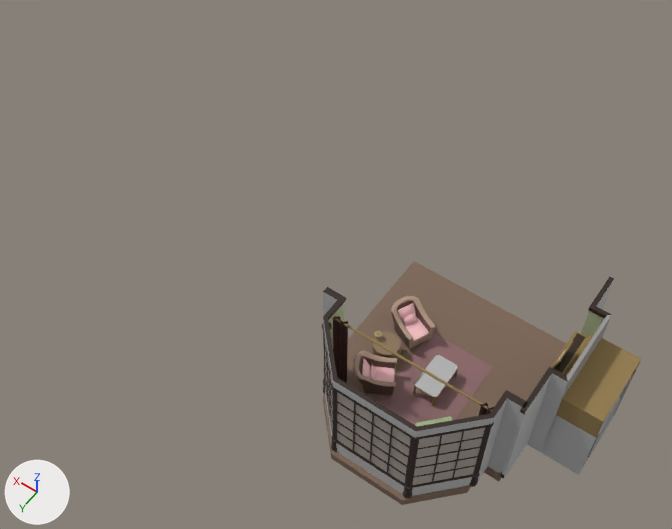
A saved change to the FBX model MiskatonicApartment/Assets/Meshes/ph_Apartment.fbx.
The view is the same before and after, from a camera (50 mm lens) standing at (-0.0491, 0.1108, 0.2003) and looking at (0.038, -0.0111, 0.0087). Every picture has the same lights, and +X, +Y and +Z are marked at lower left. Where no turn or scale is listed for an object, it has been applied to the vertices. Vertices at the same position are counted once.

Names of what the first picture shows: 'WindowAlcove_mesh', 'coffeeTable_glass_mesh', 'column1_mesh', 'column2_mesh', 'column3_mesh', 'curtains2_mesh', 'fireplaceWall_mesh', 'floor_mesh', 'hearth_mesh', 'rug_mesh', 'whickerChair_mesh1', 'whickerChair_mesh2', 'windowGlass1_mesh', 'windowGlass2_mesh'.
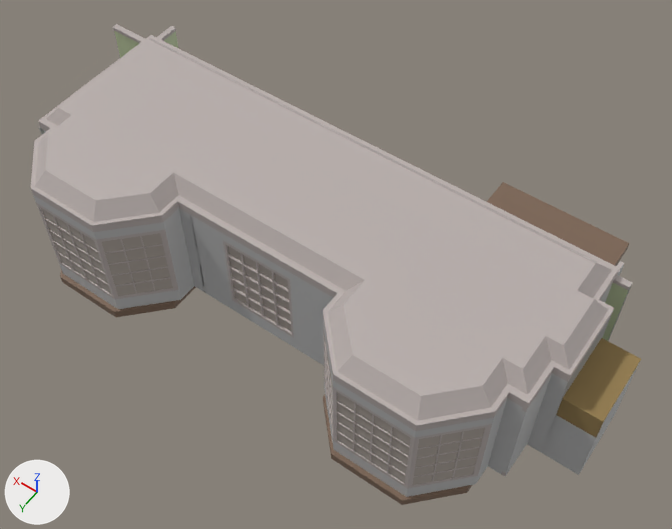
Where the newer file only moved an object's origin or applied its transform, the numbers keep the older frame.

Changed parts and their boxes [x1, y1, x2, y2] in the pictures (672 x 529 px):
'ceiling_mesh', added: after [31, 35, 619, 431]
'floor_mesh', reshaped: before [323, 261, 566, 505]; after [323, 395, 472, 505]
'WindowAlcove_mesh', recoloured: [323, 287, 528, 497] in both
'WindowAlcove_mesh6', added: after [33, 130, 205, 309]
'wall_03_mesh', added: after [190, 215, 325, 365]
'floorTile_mesh', added (brown): after [487, 182, 630, 266]
'windowGlass1_mesh1', added: after [101, 233, 173, 296]
'WindowAlcove_mesh5', added: after [223, 241, 294, 338]
'windowGlass2_mesh2', added: after [228, 246, 291, 331]
'windowGlass2_mesh1', added: after [41, 208, 111, 294]
'wall_01_mesh', added: after [113, 24, 632, 341]
'floor_mesh1', added (brown): after [60, 270, 196, 317]
'wall_02_mesh', now drawn: after [39, 26, 178, 135]
'column2_mesh', deleted: before [403, 436, 421, 498]
'column1_mesh', recoloured: [469, 422, 494, 487] in both
'column3_mesh', deleted: before [331, 383, 337, 452]
'column4_mesh', deleted: before [322, 322, 332, 395]
part 1 of me_mesh_012, built on: before [323, 269, 565, 501]; after [323, 395, 470, 501]
'rug_mesh', unchanged, covered by the edit: before [377, 333, 493, 425]
'whickerChair_mesh2', unchanged, covered by the edit: before [391, 296, 436, 351]
'whickerChair_mesh1', unchanged, covered by the edit: before [353, 351, 397, 397]

What changed in the scene script:
```text
Change mat_ph_windowframe_mat:
    mat_ph_windowframe_mat.base_color: (0.0267, 0.013, 0.0089) -> (0.482, 0.427, 0.411)  # brown #2d1e18 -> grey #b8afac
Change me_mesh_012:
    remove me_mesh_012.from_pydata(...)  # 32 vertices, 30 faces; spans x -0.0253..0.0253, y -0.03..0.03, z -0.0025..0.0
    add me_mesh_012.from_pydata(...)  # 48 vertices, 46 faces; spans x -0.0253..0.04, y -0.03..0.03, z -0.0025..0.0
    me_mesh_012 part 1
    16 faces are deleted
    8 vertices in x -0.0253..0.0206, y 0.012, z -0.0025..0.0 move by (0.0, -0.002, 0.0)
    4 vertices move from x 0.0253, y -0.03..0.012, z -0.0025..0.0 to x 0.04, y -0.03..0.01, z -0.0025..0.0
    4 vertices are added at (0.0097, 0.03, -0.0025), (0.0097, 0.03, 0.0), (-0.0097, 0.03, -0.0025), (-0.0097, 0.03, 0.0)
    6 new vertices lie (0.02, 0.0, 0.0) away from vertices in x 0.0, y -0.03..0.0187, z -0.0025..0.0
    6 new vertices lie (-0.02, 0.0, 0.0) away from vertices in x 0.0, y -0.03..0.0187, z -0.0025..0.0
    32 new faces join them
Remove ob_column4_mesh:
    ob_column4_mesh = bpy.data.objects.new('column4_mesh', me_mesh_010)
Remove ob_column2_mesh:
    ob_column2_mesh = bpy.data.objects.new('column2_mesh', me_mesh_008)
Remove ob_column3_mesh:
    ob_column3_mesh = bpy.data.objects.new('column3_mesh', me_mesh_009)
Add ob_floortile_mesh:
    ob_floortile_mesh = bpy.data.objects.new('floorTile_mesh', me_mesh_053)  # a box spanning x -0.02..0.02, y -0.02..0.02, z -0.0025..0.0; in mat_ph_floorpanels_mat (brown #7d6554)
    ob_floortile_mesh.location = (0.0, -0.05, 0.0)
Add ob_wall_01_mesh:
    ob_wall_01_mesh = bpy.data.objects.new('wall_01_mesh', me_mesh_052)  # 104 vertices, 84 faces; spans x -0.07..0.09, y -0.001..0.0, z 0.0..0.031; in mat_ph_windowframe_mat (grey #b8afac), mat_ph_wallpaper_mat (green #c1cea5), mat_lambert1 (grey #bcbcbc)
    ob_wall_01_mesh.location = (0.04, -0.03, 0.0)
Add ob_ceiling_mesh:
    ob_ceiling_mesh = bpy.data.objects.new('ceiling_mesh', me_mesh_048)  # 172 vertices, 170 faces; spans x -0.0731..0.0731, y -0.0301..0.0301, z -0.0031..0.0031; in mat_ph_windowframe_mat (grey #b8afac)
    ob_ceiling_mesh.location = (0.0431, -0.0013, 0.0345)
Add ob_windowglass1_mesh1:
    ob_windowglass1_mesh1 = bpy.data.objects.new('windowGlass1_mesh1', me_mesh_004.copy())  # the mesh of ob_windowglass1_mesh
    ob_windowglass1_mesh1.location = (0.09, 0.0, 0.0)
Add ob_windowglass2_mesh1:
    ob_windowglass2_mesh1 = bpy.data.objects.new('windowGlass2_mesh1', me_mesh_005.copy())  # the mesh of ob_windowglass2_mesh
    ob_windowglass2_mesh1.location = (0.09, 0.0, 0.0)
Add ob_windowglass2_mesh2:
    ob_windowglass2_mesh2 = bpy.data.objects.new('windowGlass2_mesh2', me_mesh_017_1)  # 160 vertices, 120 faces; spans x -0.0094..0.0094, y 0.0004..0.0008, z 0.0054..0.0277; in mat_ph_glasswindow_mat (grey #b4b4b4), mat_ph_glassexterior (grey #aca39a), mat_ph_glassedge_mat (white #ededed)
    ob_windowglass2_mesh2.location = (0.045, 0.01, 0.0)
Add ob_floor_mesh1:
    ob_floor_mesh1 = bpy.data.objects.new('floor_mesh1', me_mesh_047)  # 48 vertices, 46 faces; spans x -0.05..0.03, y -0.03..0.03, z -0.0025..0.0; in mat_ph_floorpanels_mat (brown #7d6554)
    ob_floor_mesh1.location = (0.09, 0.0, 0.0)
Add ob_windowalcove_mesh5:
    ob_windowalcove_mesh5 = bpy.data.objects.new('WindowAlcove_mesh5', me_mesh_016_1)  # 300 vertices, 296 faces; spans x -0.0101..0.0101, y 0.0..0.0016, z 0.0044..0.0288; in mat_ph_windowframe_mat (grey #b8afac)
    ob_windowalcove_mesh5.location = (0.045, 0.0098, 0.0)
Add ob_windowalcove_mesh6:
    ob_windowalcove_mesh6 = bpy.data.objects.new('WindowAlcove_mesh6', me_mesh_018_1)  # 1280 vertices, 1377 faces; spans x -0.0255..0.025, y 0.0097..0.0288, z 0.0..0.0315; in mat_ph_windowframe_mat (grey #b8afac), mat_ph_wallpaper_mat (green #c1cea5), mat_lambert1 (grey #bcbcbc)
    ob_windowalcove_mesh6.location = (0.09, 0.0, 0.0)
Add ob_wall_03_mesh:
    ob_wall_03_mesh = bpy.data.objects.new('wall_03_mesh', me_mesh_055)  # 60 vertices, 47 faces; spans x -0.02..0.02, y -0.0003..0.0014, z 0.0..0.0315; in mat_ph_windowframe_mat (grey #b8afac), mat_lambert1 (grey #bcbcbc), mat_ph_wallpaper_mat (green #c1cea5)
    ob_wall_03_mesh.location = (0.045, 0.01, 0.0)
```
